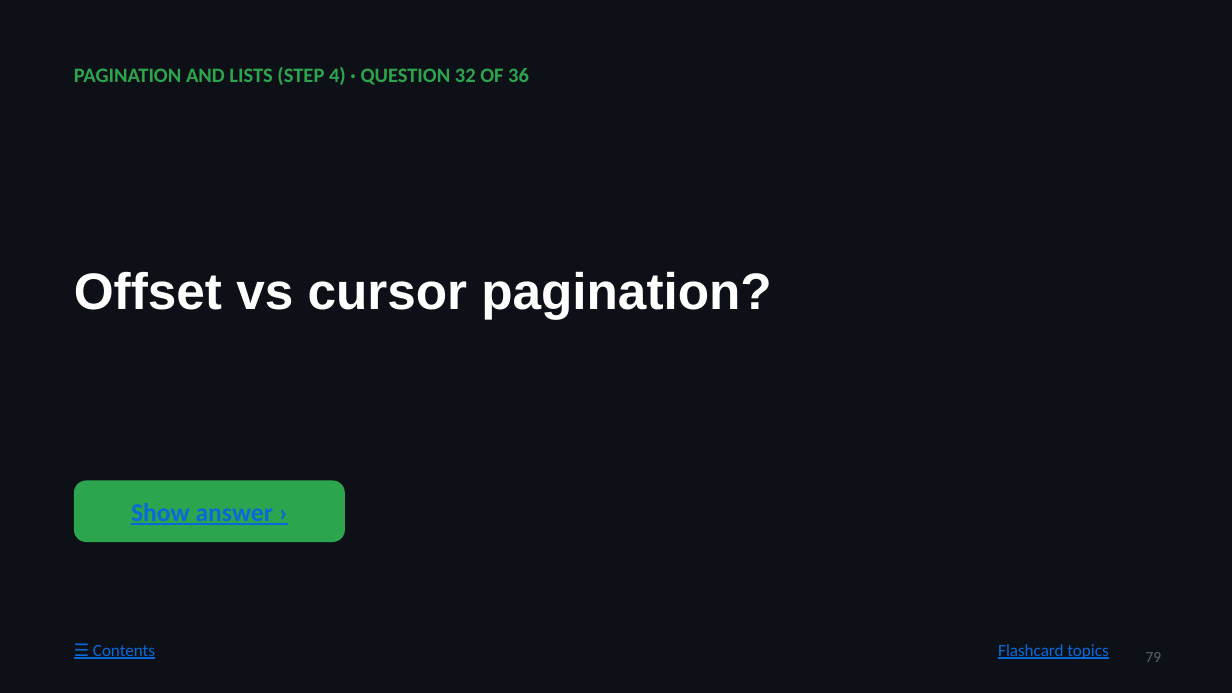
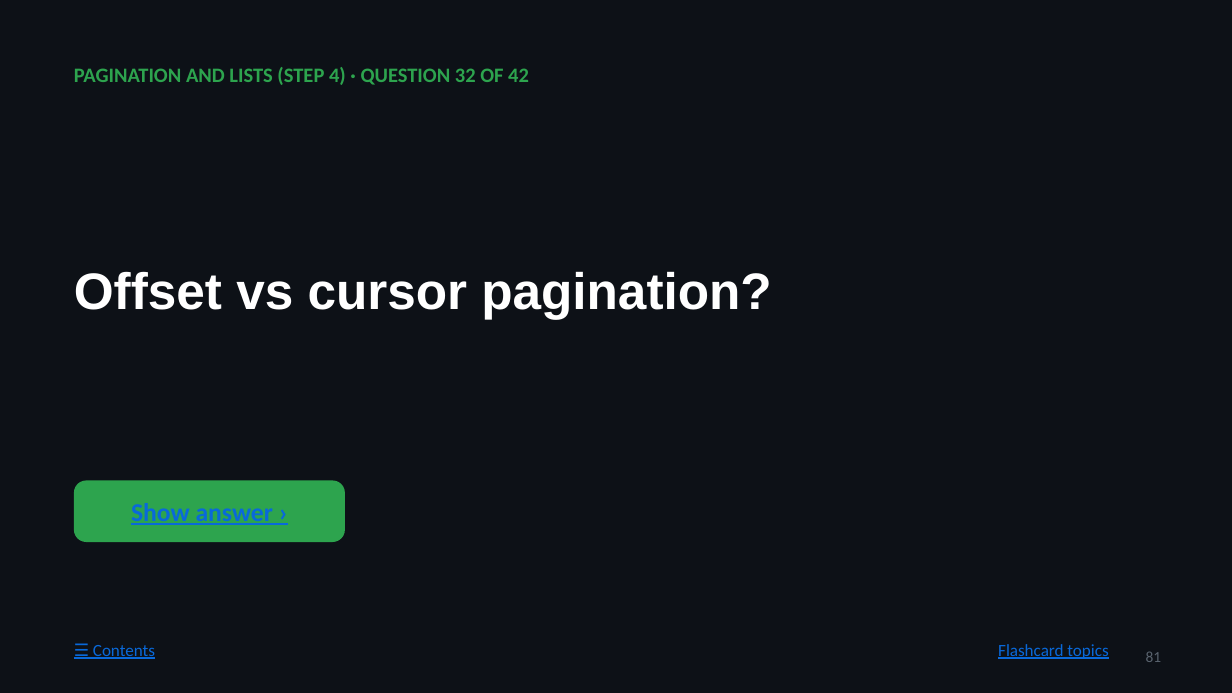
Before and after one commit to prasad976999/github-mcp-server, a slide deck: slide 81 of docs/STUDY-GUIDE.pptx (slide 79 before the commit). Drawn at 1232x693 pixels with LibreOffice and Linux fonts; fonts in the diff are those of the drawing. Boxes give left, top, right and bottom in pixels: in the first picture for what was removed or moved away, otherwise in the second. Text is boxed around its words. In the diff, an @@ line names an element or a change of style, - is before the commit and + after.

```diff
--- a/docs/STUDY-GUIDE.pptx
+++ b/docs/STUDY-GUIDE.pptx
@@ text at <box>74,67,529,85</box>: text changed @@
-PAGINATION AND LISTS (STEP 4) · QUESTION 32 OF 36
+PAGINATION AND LISTS (STEP 4) · QUESTION 32 OF 42
@@ page number at <box>1146,651,1162,662</box>: text changed @@
-79
+81
```
Also in this commit, not shown: 41 other slides changed, 14 slides added, 9 other files.
